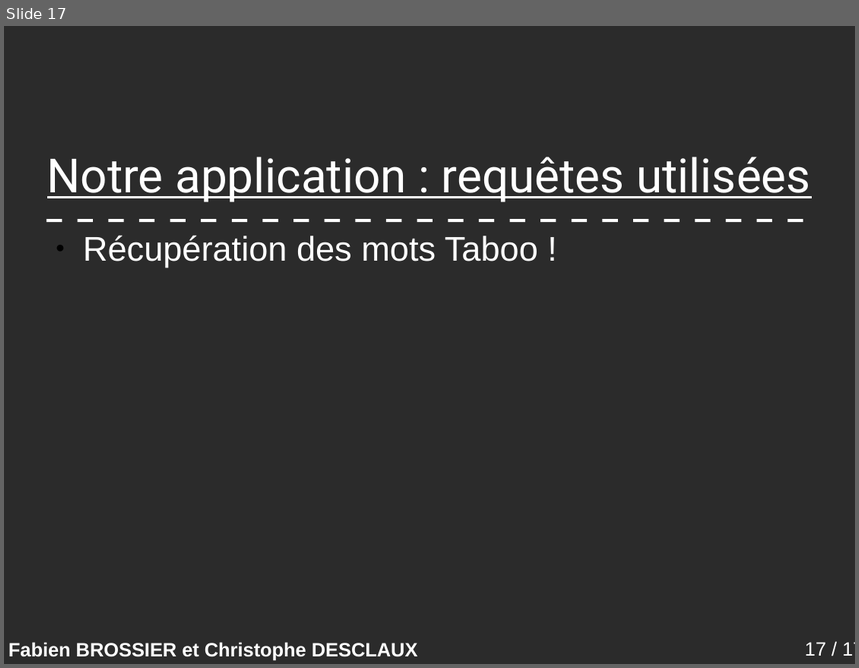
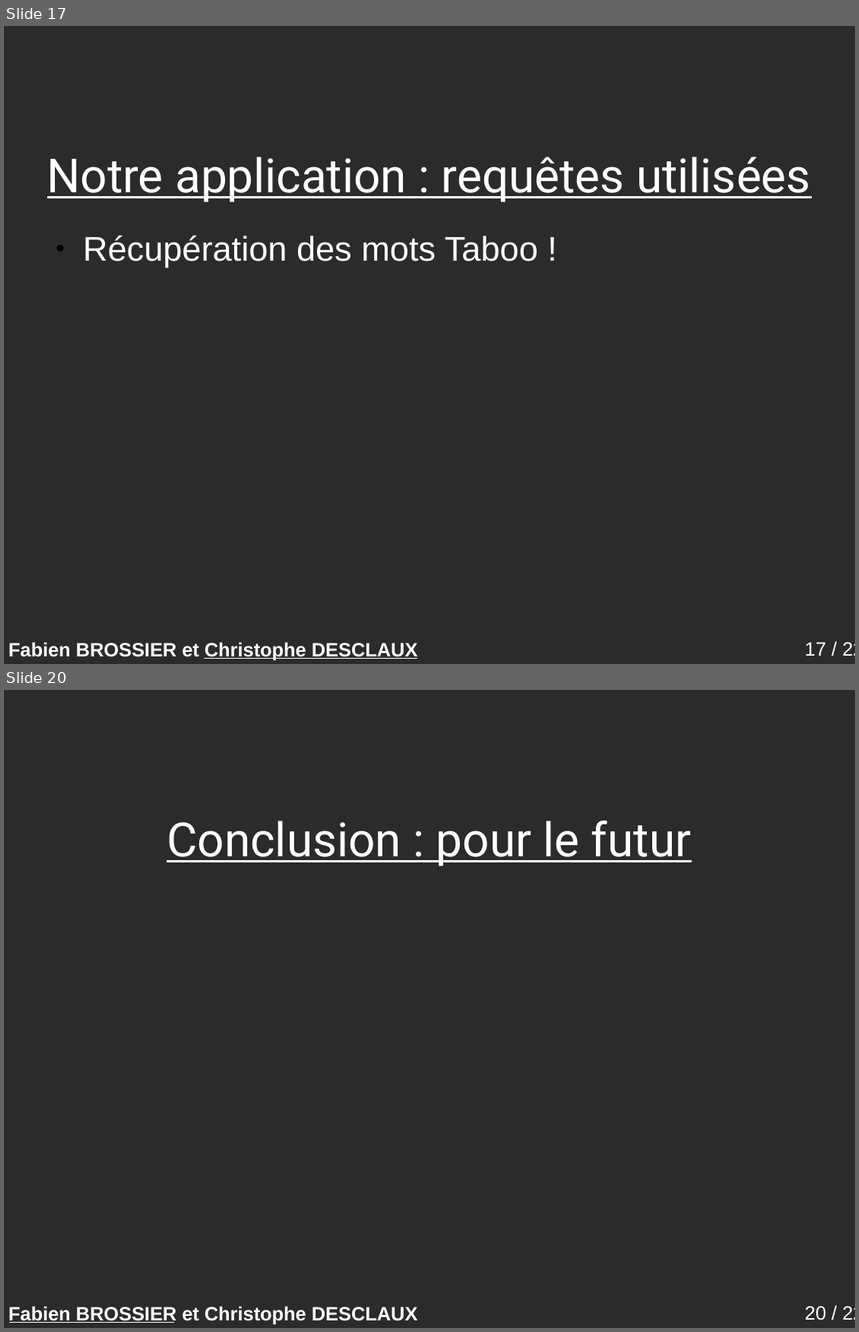
Before and after one commit to descl/TabooGeek, a slide deck: rapport/presentation.odp. Shown one above the other, each under a label of ours: slide 17 before the commit, slides 17 and 20 after it; the slides between them are not shown. The pictures are 859x668 and 859x1332 pixels, drawn with LibreOffice and Linux fonts; fonts in the diff are those of the drawing; background and template pictures are left out; a plain dark background stands for a picture behind light text. Boxes give left, top, right and bottom in pixels: in the first picture for what was removed or moved away, otherwise in the second. Text is boxed around its words. In the diff, an @@ line names an element or a change of style, - is before the commit and + after.

```diff
--- a/rapport/presentation.odp
+++ b/rapport/presentation.odp
@@ slide 20 added at [4,690,855,1328], background picture (left out); not listed: 2 template elements that a slide beside it also shows @@
@@ title added at [167,821,691,866], 44 pt, text #FFFFFF, underline @@
+Conclusion : pour le futur
@@ line added from (10, 1322) to (174, 1322), #FFFFFF 0 pt @@
@@ slide 17 changed as well @@
@@ line removed from (47, 221) to (813, 221) @@
@@ line added from (205, 658) to (417, 658), #FFFFFF 0 pt @@
@@ page number at [805,642,855,656]: text changed @@
-17 / 17
+17 / 22
```
Also in this commit, not shown: 14 other slides changed, 6 other slides added, 2 slides removed.
